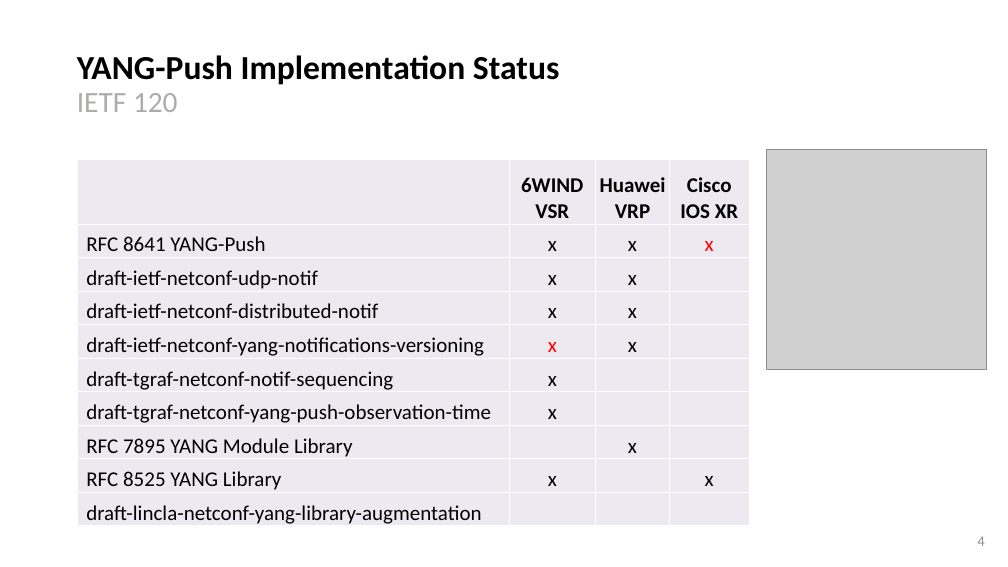
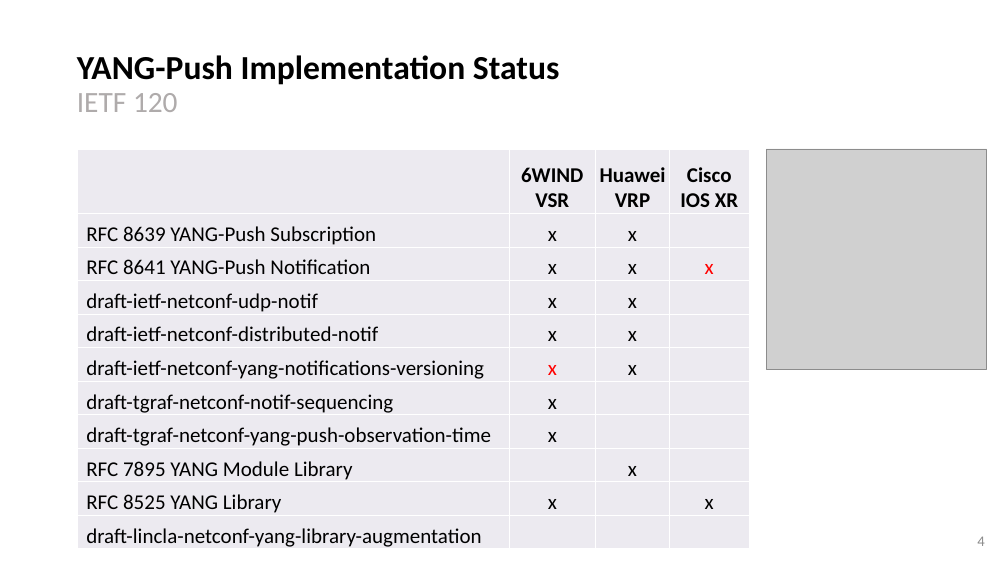
Before and after one commit to network-analytics/ietf-network-analytics-document-status, a slide deck: slide 4 of 120/NETCONF/draft-ahuang-netconf-notif-yang-05.pptx. Drawn at 1008x567 pixels with LibreOffice and Linux fonts; fonts in the diff are those of the drawing; grey boxes stand for pictures. Boxes give left, top, right and bottom in pixels: in the first picture for what was removed or moved away, otherwise in the second. Text is boxed around its words. In the diff, an @@ line names an element or a change of style, - is before the commit and + after.

```diff
--- a/120/NETCONF/draft-ahuang-netconf-notif-yang-05.pptx
+++ b/120/NETCONF/draft-ahuang-netconf-notif-yang-05.pptx
@@ table at [78,149,749,551] @@
-row 2: RFC 8641 YANG-Push | x | x | x
+row 2: RFC 8639 YANG-Push Subscription | x | x | 
+row 3: RFC 8641 YANG-Push Notification | x | x | x
@@ table: place and size @@
-table at [78,160,749,528]
+table at [78,149,749,551]
```
Also in this commit, not shown: 1 other slide changed, 7 other files.
